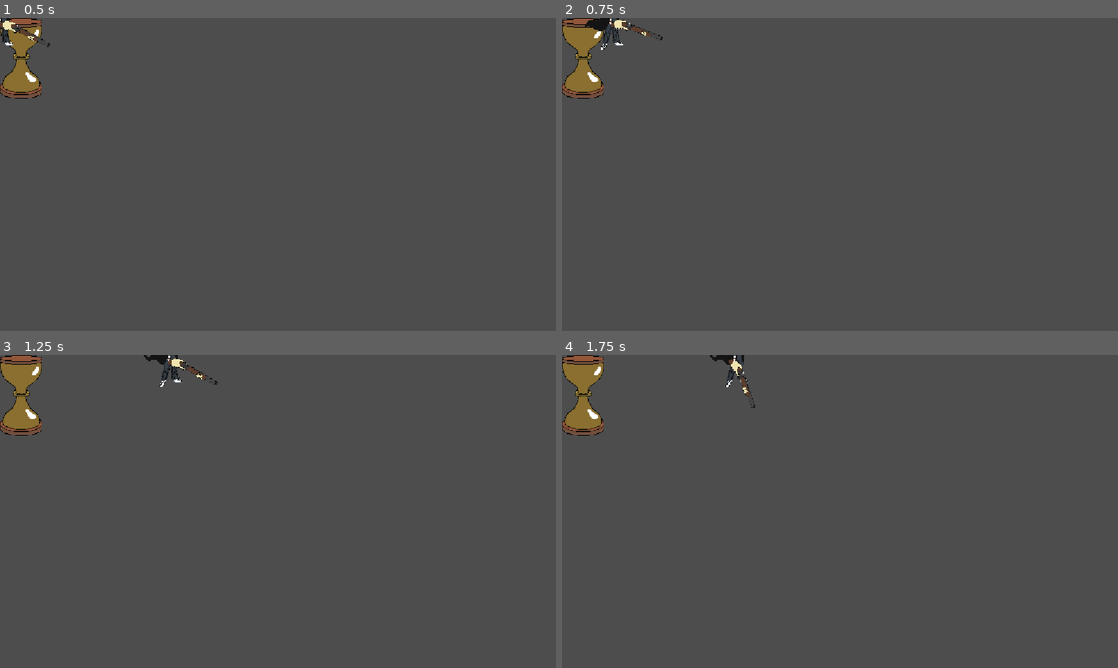
Above: before the commit, frames 1-4 (two rows, left to right).
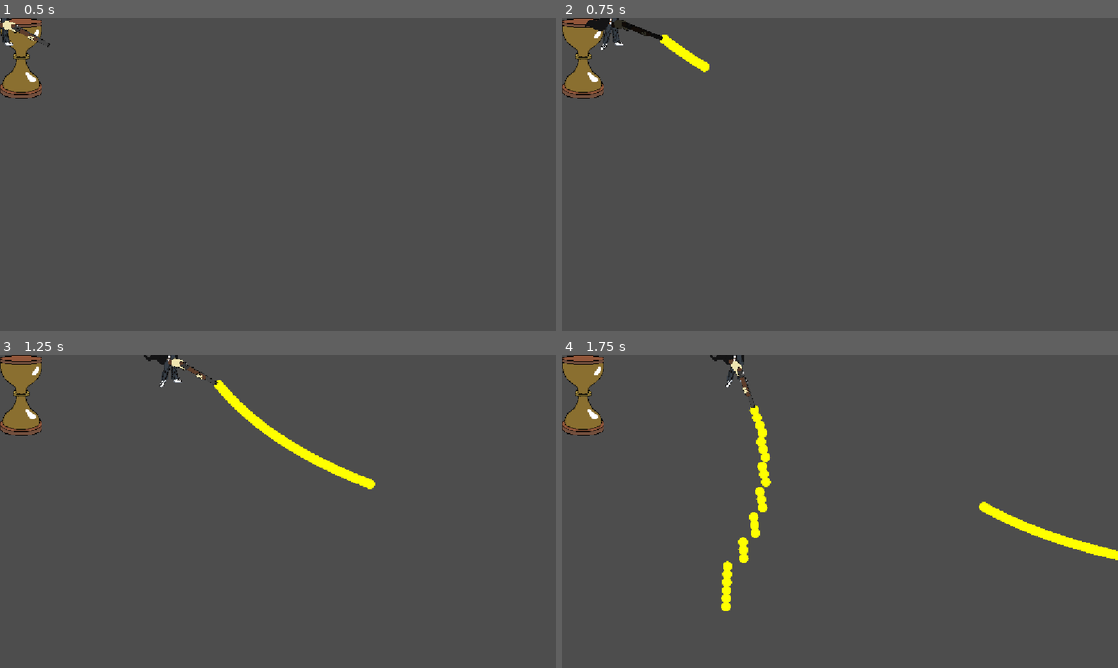
Above: after the commit, the same moments.

Repository: chiefpat450119/GMTK-2026
Game: Godot game, scene res://scenes/test/test_upgrade_system.tscn
Same seed, same stepped clock (60 frames per second), same inputs: the game is played once before the commit and once after it. This scene is started directly instead of the project's main scene.
Inputs (mouse positions are in pixels of both pictures, inside the frame that each line leads up to):
- Up to frame 1 (0.5 s): no input
- Up to frame 2 (0.75 s): tap Enter at 0.5 s; move the mouse to (962, 158) at 0.52 s; press the mouse at (962, 158) at 0.53 s; hold D (Right) from 0.53 s (still down)
- Up to frame 3 (1.25 s): keep holding D (Right)
- Up to frame 4 (1.75 s): release D (Right) at 1.25 s; release the mouse at (962, 495) at 1.25 s; drag from (728, 527) to (812, 574) at 1.27 s

Frame 1 is identical in both runs. In frame 2, 0.5% of the frame differs, in the area x 8-27%, y 0-18%; in frame 3, 1.0%; in frame 4, 1.8%, in the area x 28-100%, y 16-82%.
Error before the commit: Cannot call method 'instantiate' on a null value. (res://scenes/entities/weapons/railgun.gd:47)

Commit message:
change railgun to projectile

Diff:
--- a/scenes/entities/weapons/railgun.tscn
+++ b/scenes/entities/weapons/railgun.tscn
@@ -4,10 +4,10 @@
 [ext_resource type="Resource" uid="uid://sqhjwk7e6goh" path="res://resources/stats/player_stats/player_damage_stat.tres" id="2_0er5g"]
 [ext_resource type="Resource" uid="uid://du1e8ddp0oyhi" path="res://resources/stats/player_stats/player_firerate_stat.tres" id="3_yy7j6"]
 [ext_resource type="Resource" uid="uid://itxxgy1mnmef" path="res://resources/stats/player_stats/player_accuracy_stat.tres" id="4_xnbhe"]
-[ext_resource type="PackedScene" uid="uid://cq8c1vnhfjykf" path="res://scenes/entities/projectiles/bullet.tscn" id="5_iqphh"]
+[ext_resource type="PackedScene" uid="uid://cq8c1vnhfjykf" path="res://scenes/entities/projectiles/projectile.tscn" id="5_iqphh"]
 [ext_resource type="Texture2D" uid="uid://bicurbr4tejj0" path="res://assets/placeholder_shotgun_sprite.png" id="6_mldex"]
 
-[node name="Railgun" type="CharacterBody2D" unique_id=933200610 node_paths=PackedStringArray("sprite", "bullet_spawn_point")]
+[node name="Railgun" type="CharacterBody2D" unique_id=933200610 node_paths=PackedStringArray("sprite", "projectile_spawn_point")]
 script = ExtResource("1_2j11h")
 charge_time = 2.0
 max_charge_amount = 5.0
@@ -19,8 +19,8 @@
 damage_stat = ExtResource("2_0er5g")
 firerate_stat = ExtResource("3_yy7j6")
 accuracy_stat = ExtResource("4_xnbhe")
-bullet_scene = ExtResource("5_iqphh")
-bullet_spawn_point = NodePath("Bullet Spawn Point")
+projectile_scene = ExtResource("5_iqphh")
+projectile_spawn_point = NodePath("Bullet Spawn Point")
 
 [node name="Sprite2D" type="Sprite2D" parent="." unique_id=1441832555]
 z_index = 3
